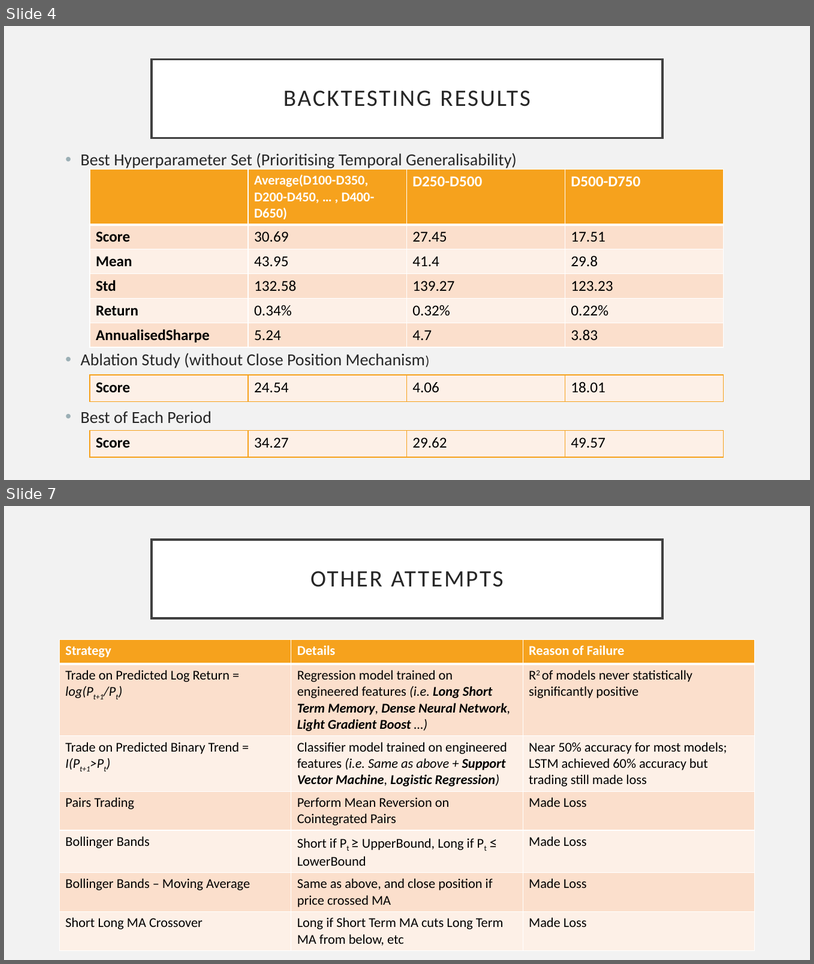
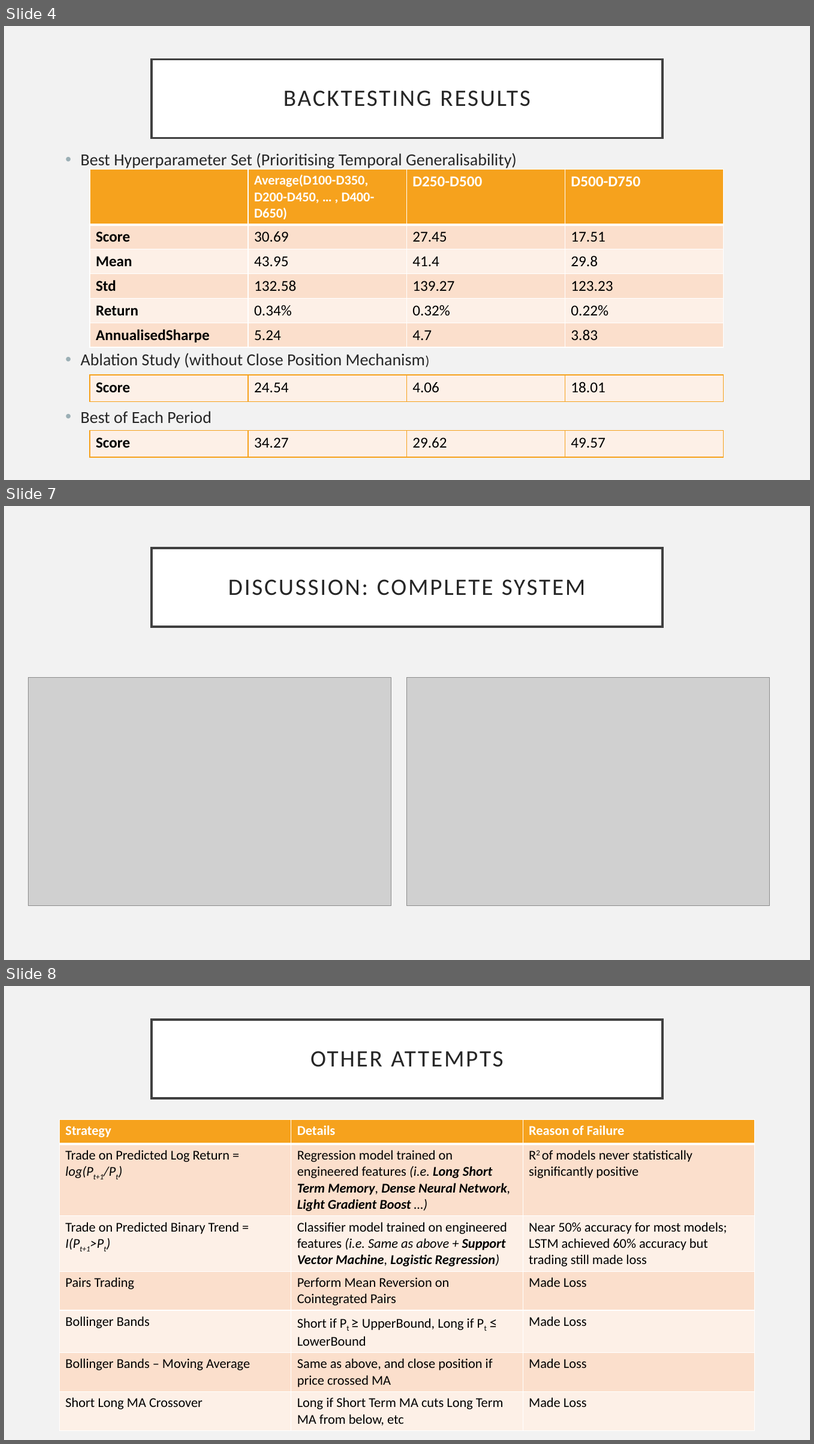
Before and after one commit to Jackil0216/Algothon-deeptrade-mf, a slide deck: Trading Algorithm Presentation.pptx. Shown one above the other, each under a label of ours: slides 4 and 7 before the commit, slides 4, 7 and 8 after it; the slides between them are not shown. The pictures are 814x964 and 814x1444 pixels, drawn with LibreOffice and Linux fonts; fonts in the diff are those of the drawing; grey boxes stand for pictures. Boxes give left, top, right and bottom in pixels: in the first picture for what was removed or moved away, otherwise in the second. Text is boxed around its words. In the diff, an @@ line names an element or a change of style, - is before the commit and + after.

```diff
--- a/Trading Algorithm Presentation.pptx
+++ b/Trading Algorithm Presentation.pptx
@@ slide 7 added at [4,506,810,960], background #F2F2F2 @@
@@ title added at [152,548,663,627], fill #FFFFFF, outline #404040 2.5 pt, 28 pt, text #262626 @@
+DISCUSSION: COMPLETE SYSTEM
@@ picture added at [28,677,391,904] @@
@@ picture added at [408,677,770,904] @@
@@ what was slide 7 is now slide 8 @@
```
Also in this commit, not shown: 5 slides changed.
